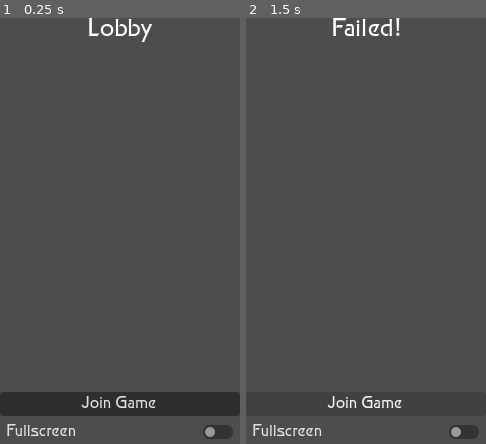
Above: before the commit, frames 1-2 (left to right).
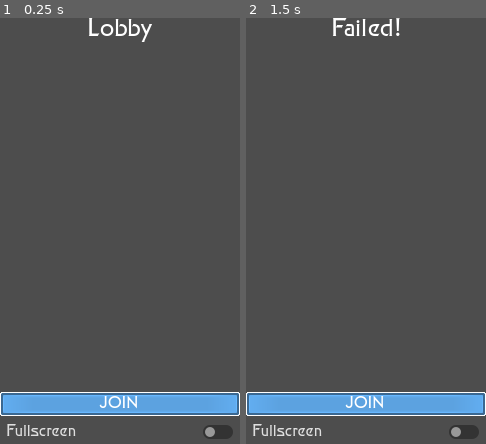
Above: after the commit, the same moments.

Repository: eikap/ggj-2026
Game: Godot game, scene res://Scenes/NetworkTest/LobbyTest.tscn
Same seed, same stepped clock (60 frames per second), same inputs: the game is played once before the commit and once after it.
Inputs (mouse positions are in pixels of both pictures, inside the frame that each line leads up to):
- Up to frame 1 (0.25 s): no input
- Up to frame 2 (1.5 s): tap Enter at 0.5 s; move the mouse to (418, 209) at 0.52 s; tap Space (interact) at 0.6 s; click (418, 209) at 0.67 s; click "Join Game" at 1.25 s

The runs differ from the first frame. In frame 1, 5.6% of the frame differs, in the area x 0-100%, y 87-94%; in frame 2, 5.6%.

Commit message:
Update LobbyTest.tscn

Diff:
--- a/Scenes/NetworkTest/LobbyTest.tscn
+++ b/Scenes/NetworkTest/LobbyTest.tscn
@@ -3,6 +3,11 @@
 [ext_resource type="Script" uid="uid://dw0qsaon6uuyf" path="res://Scripts/lobby.gd" id="1_60hj3"]
 [ext_resource type="PackedScene" uid="uid://cywrodpr3tk53" path="res://Scenes/UI/player_name_menu_item.tscn" id="2_wnqcy"]
 [ext_resource type="FontFile" uid="uid://wv6vcqmrs2ms" path="res://UI/Font/Finalnew.ttf" id="3_am8ls"]
+[ext_resource type="Texture2D" uid="uid://dvatgi5bx1roq" path="res://UI/Tilesheets/Small tiles/Thick outline/tilemap.png" id="4_87t47"]
+
+[sub_resource type="AtlasTexture" id="AtlasTexture_riuof"]
+atlas = ExtResource("4_87t47")
+region = Rect2(53, 53, 12, 12)
 
 [node name="LobbyTest" type="Node3D" unique_id=1866654882 node_paths=PackedStringArray("statusText", "joinButton", "startButton", "ipInput", "playerNameInput")]
 script = ExtResource("1_60hj3")
@@ -53,13 +58,81 @@
 
 [node name="JoinButton" type="Button" parent="VBoxContainer" unique_id=1380734735]
 layout_mode = 2
+theme_override_colors/font_color = Color(0.875, 0.875, 0.875, 1)
+theme_override_colors/font_focus_color = Color(0.95, 0.95, 0.95, 1)
 theme_override_fonts/font = ExtResource("3_am8ls")
 text = "Join Game"
+
+[node name="NinePatchRect" type="NinePatchRect" parent="VBoxContainer/JoinButton" unique_id=2147473303]
+layout_mode = 1
+anchors_preset = 15
+anchor_right = 1.0
+anchor_bottom = 1.0
+grow_horizontal = 2
+grow_vertical = 2
+texture = SubResource("AtlasTexture_riuof")
+region_rect = Rect2(0, 0, 12, 12)
+patch_margin_left = 4
+patch_margin_top = 4
+patch_margin_right = 4
+patch_margin_bottom = 4
+
+[node name="Label2" type="Label" parent="VBoxContainer/JoinButton" unique_id=1048669713]
+layout_mode = 1
+anchors_preset = 8
+anchor_left = 0.5
+anchor_top = 0.5
+anchor_right = 0.5
+anchor_bottom = 0.5
+offset_left = -20.0
+offset_top = -9.0
+offset_right = 20.0
+offset_bottom = 9.0
+grow_horizontal = 2
+grow_vertical = 2
+theme_override_fonts/font = ExtResource("3_am8ls")
+text = "Join"
+horizontal_alignment = 1
+vertical_alignment = 1
+uppercase = true
 
 [node name="StartButton" type="Button" parent="VBoxContainer" unique_id=1754972572]
 visible = false
 layout_mode = 2
 text = "Start"
+
+[node name="NinePatchRect" type="NinePatchRect" parent="VBoxContainer/StartButton" unique_id=823778887]
+layout_mode = 1
+anchors_preset = 15
+anchor_right = 1.0
+anchor_bottom = 1.0
+grow_horizontal = 2
+grow_vertical = 2
+texture = SubResource("AtlasTexture_riuof")
+region_rect = Rect2(0, 0, 12, 12)
+patch_margin_left = 4
+patch_margin_top = 4
+patch_margin_right = 4
+patch_margin_bottom = 4
+
+[node name="Label2" type="Label" parent="VBoxContainer/StartButton" unique_id=679723600]
+layout_mode = 1
+anchors_preset = 8
+anchor_left = 0.5
+anchor_top = 0.5
+anchor_right = 0.5
+anchor_bottom = 0.5
+offset_left = -20.0
+offset_top = -9.0
+offset_right = 20.0
+offset_bottom = 9.0
+grow_horizontal = 2
+grow_vertical = 2
+theme_override_fonts/font = ExtResource("3_am8ls")
+text = "Start"
+horizontal_alignment = 1
+vertical_alignment = 1
+uppercase = true
 
 [node name="CheckButton" type="CheckButton" parent="VBoxContainer" unique_id=973130147]
 layout_mode = 2
